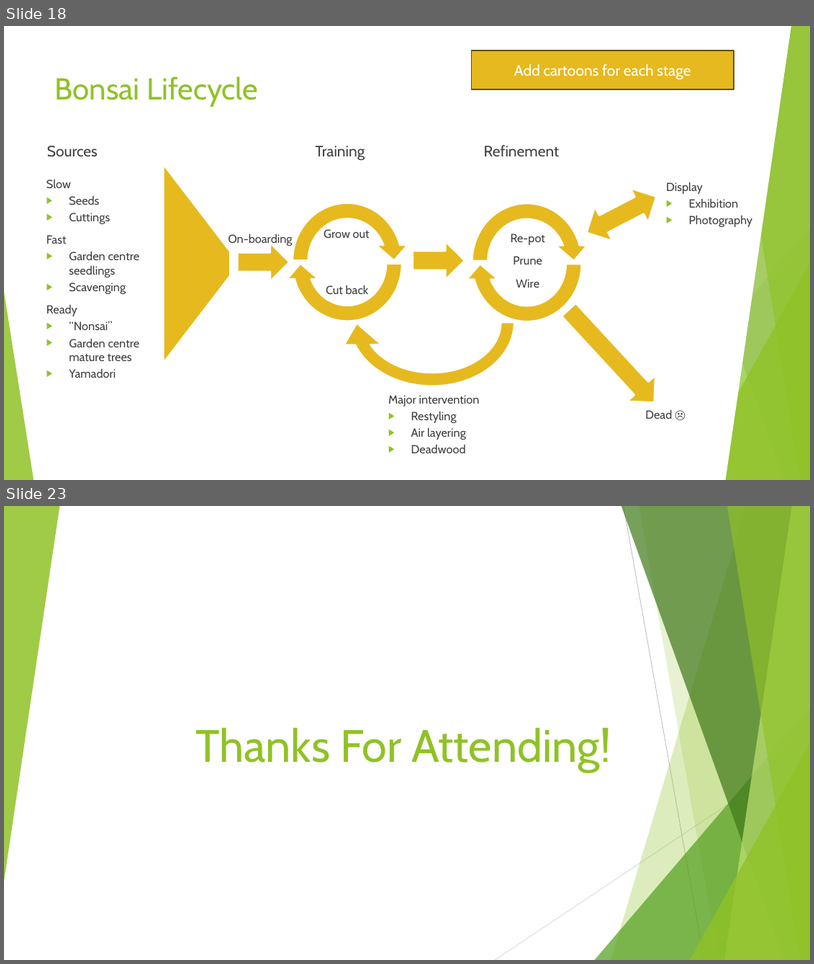
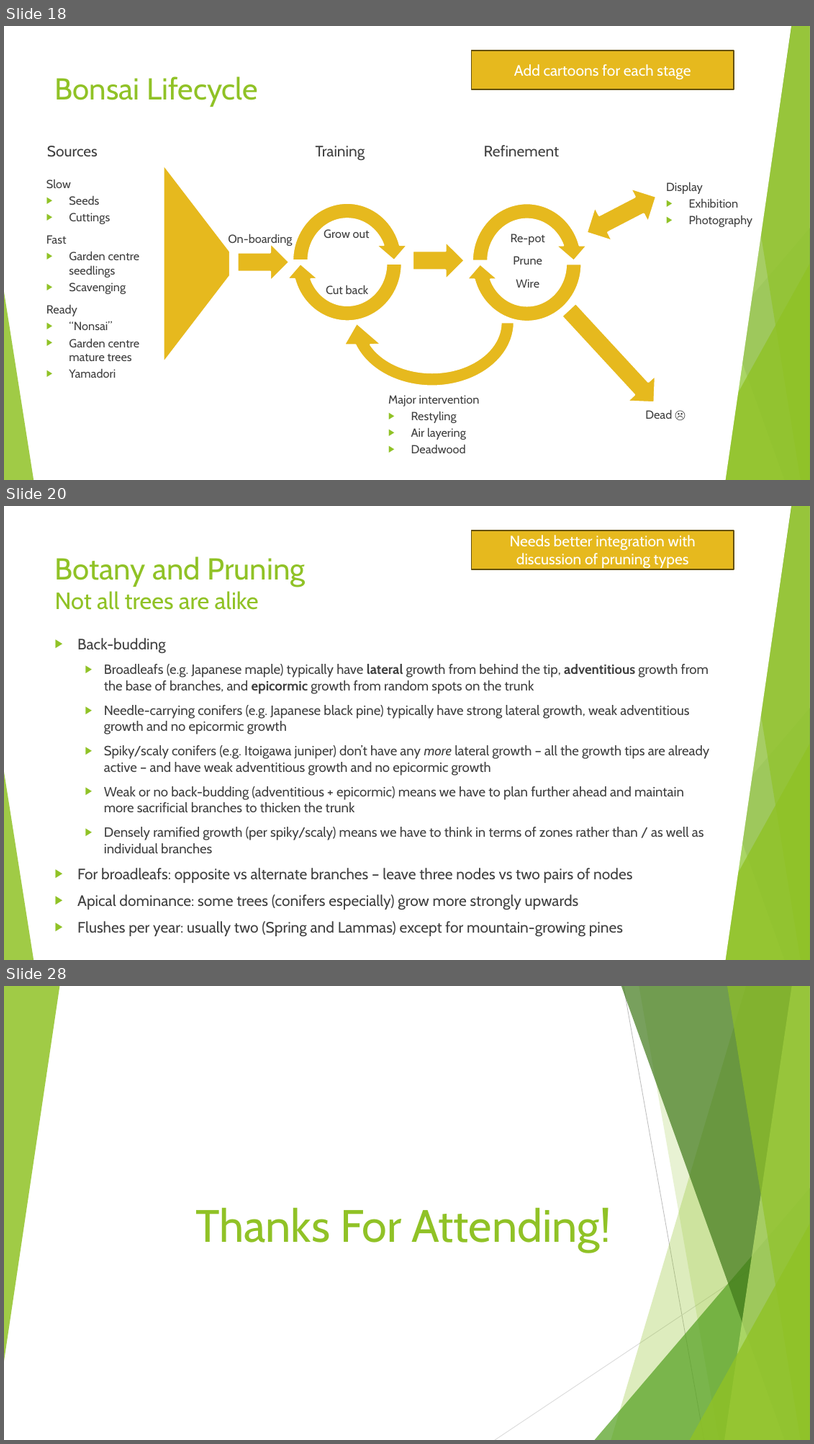
Before and after one commit to AlexLabram/Bonsai, a slide deck: Courseware/Bonsai On A Budget (running).pptx. Shown one above the other, each under a label of ours: slides 18 and 23 before the commit, slides 18, 20 and 28 after it; the slides between them are not shown. The pictures are 814x964 and 814x1444 pixels, drawn with LibreOffice and Linux fonts; fonts in the diff are those of the drawing. Boxes give left, top, right and bottom in pixels: in the first picture for what was removed or moved away, otherwise in the second. Text is boxed around its words. In the diff, an @@ line names an element or a change of style, - is before the commit and + after.

Commit message:
Integrated changes from 3-eve and 2-day series
Needs further work to form a single compelling narrative, esp. around pruning

```diff
--- a/Courseware/Bonsai On A Budget (running).pptx
+++ b/Courseware/Bonsai On A Budget (running).pptx
@@ slide 20 added at (4,506,810,960), background #FFFFFF; not listed: 10 template elements that a slide beside it also shows @@
@@ parallelogram added at (456,506,791,960), fill #FFFFFF, outline #FFFFFF 1.5 pt @@
@@ rectangle added at (471,530,734,569), fill #E6B91E, outline #65510D 1.5 pt, 18 pt, text #FFFFFF @@
+Needs better integration with discussion of pruning types
@@ title added at (55,556,306,610), 28 pt, text #90C226 @@
+Botany and Pruning
+Not all trees are alike
@@ text added at (77,638,710,937), 16 pt, text #404040 @@
+▶ Back-budding
+  ▶ Broadleafs (e.g. Japanese maple) typically have lateral growth from behind the tip, adventitious growth from the base of branches, and epicormic growth from random spots on the trunk
+  ▶ Needle-carrying conifers (e.g. Japanese black pine) typically have strong lateral growth, weak adventitious growth and no epicormic growth
+  ▶ Spiky/scaly conifers (e.g. Itoigawa juniper) don’t have any more lateral growth – all the growth tips are already active – and have weak adventitious growth and no epicormic growth
+  ▶ Weak or no back-budding (adventitious + epicormic) means we have to plan further ahead and maintain more sacrificial branches to thicken the trunk
+  ▶ Densely ramified growth (per spiky/scaly) means we have to think in terms of zones rather than / as well as individual branches
+▶ For broadleafs: opposite vs alternate branches – leave three nodes vs two pairs of nodes
+▶ Apical dominance: some trees (conifers especially) grow more strongly upwards
+▶ Flushes per year: usually two (Spring and Lammas) except for mountain-growing pines
@@ what was slide 23 is now slide 28 @@
```
Also in this commit, not shown: 7 slides changed, 7 other slides added, 2 slides removed.
